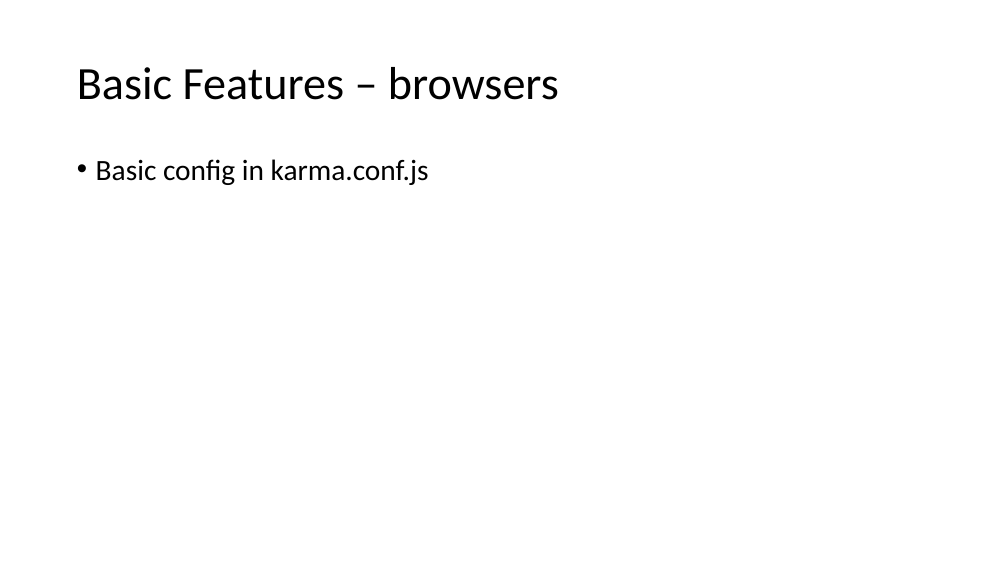
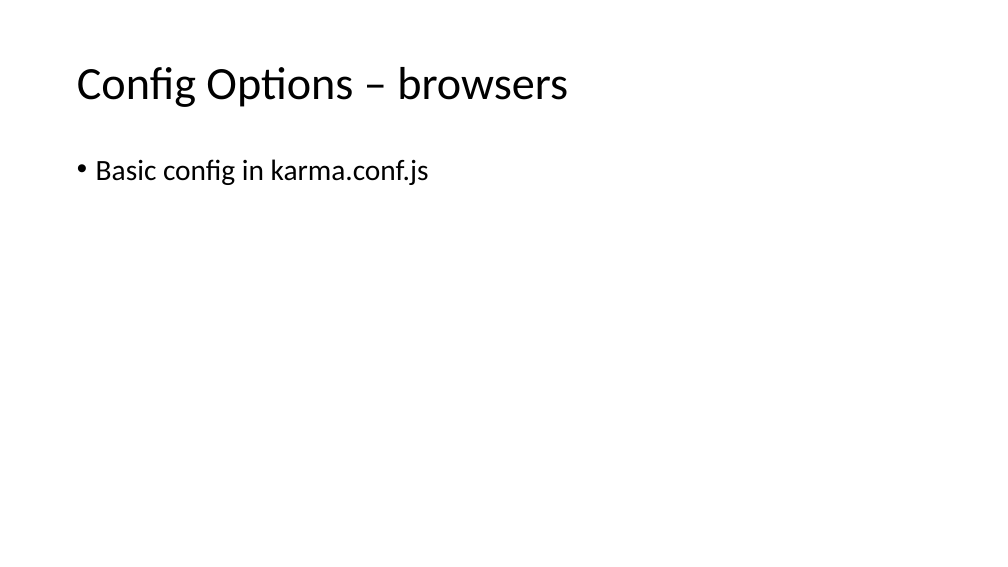
Before and after one commit to phillipskevin/karma-demo, a slide deck: slide 11 of karma-demo-slides.pptx (slide 15 before the commit). Drawn at 1008x567 pixels with LibreOffice and Linux fonts; fonts in the diff are those of the drawing. Boxes give left, top, right and bottom in pixels: in the first picture for what was removed or moved away, otherwise in the second. Text is boxed around its words. In the diff, an @@ line names an element or a change of style, - is before the commit and + after.

```diff
--- a/karma-demo-slides.pptx
+++ b/karma-demo-slides.pptx
@@ title at (77, 67, 568, 107): text changed @@
-Basic Features – browsers
+Config Options – browsers
```
Also in this commit, not shown: 11 other slides changed, 1 slide added, 4 slides removed.
